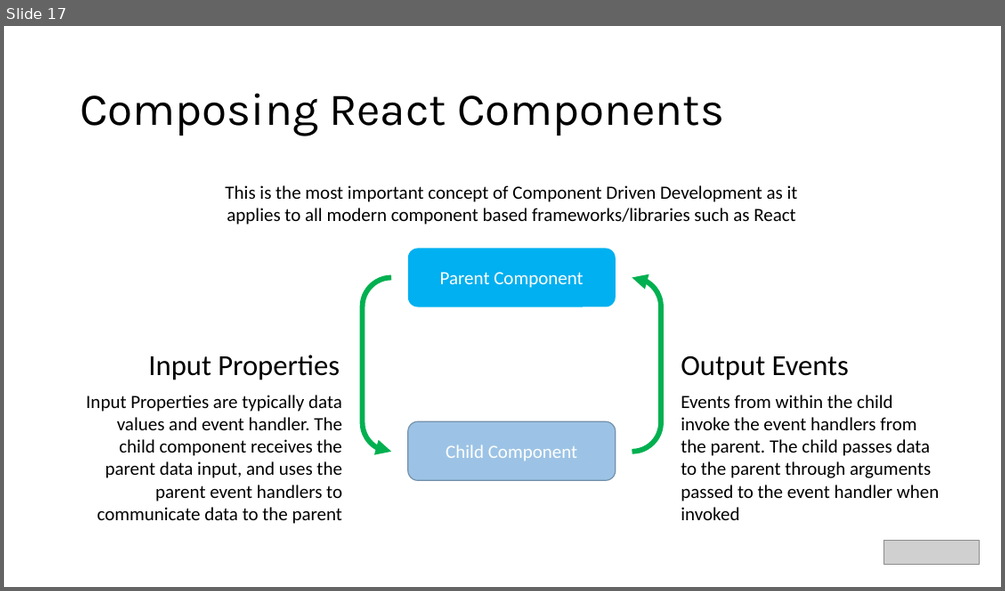
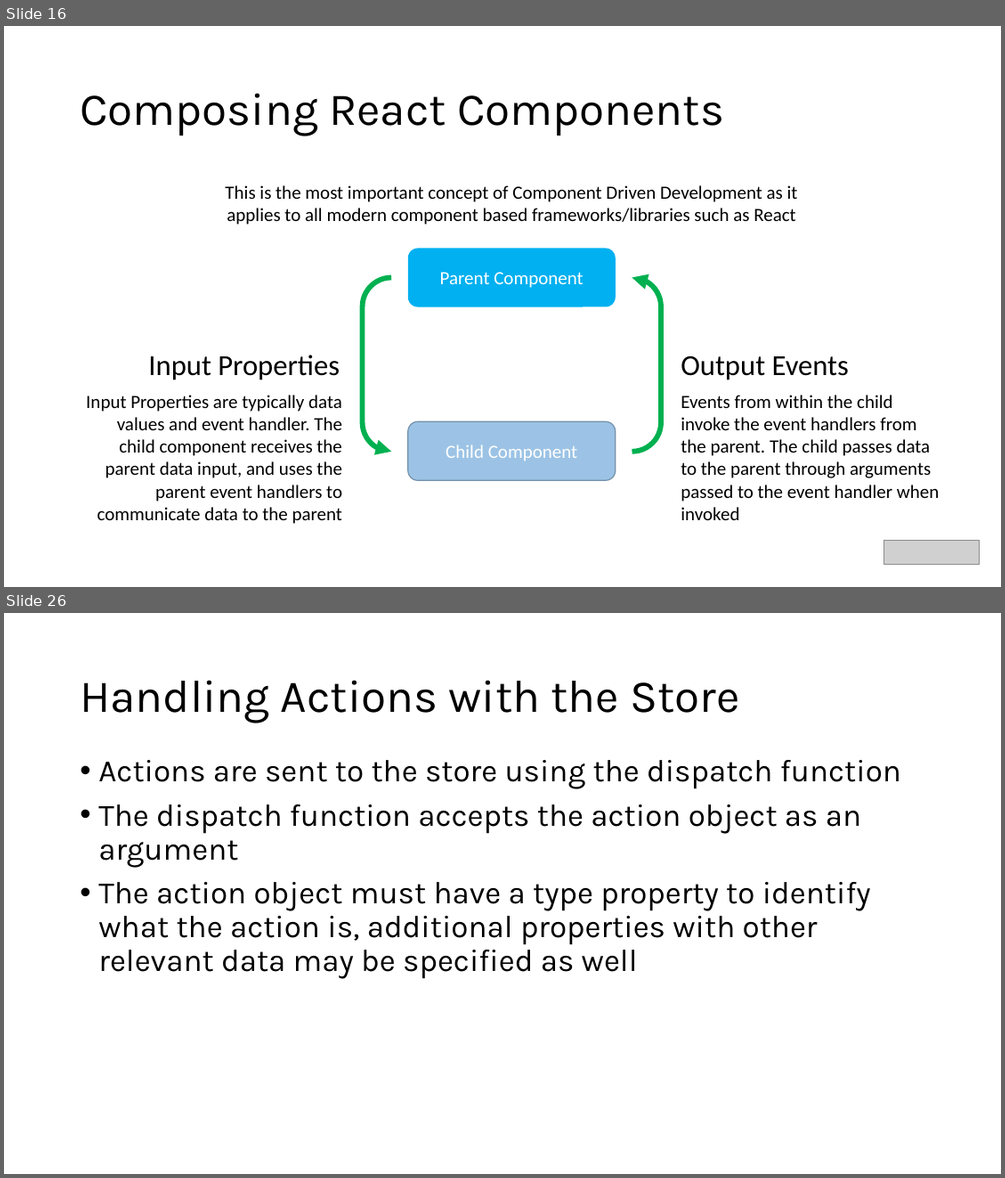
Before and after one commit to warpyu/TechnicalCommunityContent, a slide deck: Web Frameworks/React/Session 1 - Introduction and Slides/Introduction to React.pptx. Shown one above the other, each under a label of ours: slide 17 before the commit, slides 16 and 26 after it; the slides between them are not shown. The pictures are 1005x591 and 1005x1178 pixels, drawn with LibreOffice and Linux fonts; fonts in the diff are those of the drawing; grey boxes stand for pictures. Boxes give left, top, right and bottom in pixels: in the first picture for what was removed or moved away, otherwise in the second. Text is boxed around its words. In the diff, an @@ line names an element or a change of style, - is before the commit and + after.

```diff
--- a/Web Frameworks/React/Session 1 - Introduction and Slides/Introduction to React.pptx
+++ b/Web Frameworks/React/Session 1 - Introduction and Slides/Introduction to React.pptx
@@ slide 26 added at (4,613,1001,1174), background #FFFFFF @@
@@ title added at (80,680,739,722), 44 pt, text #000000 @@
+Handling Actions with the Store
@@ text added at (98,760,901,979), 30 pt, text #000000 @@
+• Actions are sent to the store using the dispatch function
+• The dispatch function accepts the action object as an argument
+• The action object must have a type property to identify what the action is, additional properties with other relevant data may be specified as well
@@ what was slide 17 is now slide 16 @@
```
Also in this commit, not shown: 2 slides changed, 15 other slides added, 2 slides removed.
